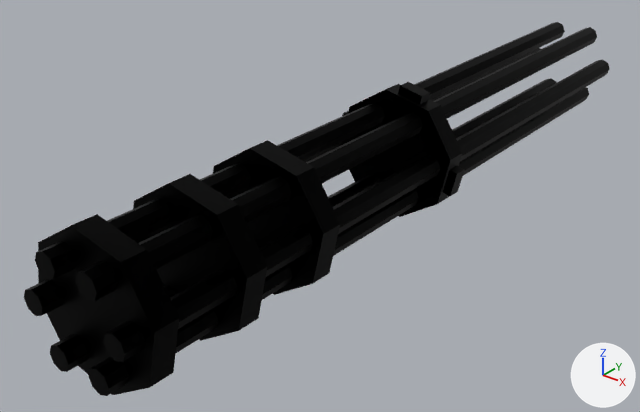
The Blender file Minigun.blend as it was, and as the next commit left it.
Before and after are seen from a 50 mm lens placed at (2.05, -3.13, 1.53), pointed at (-0.21, -0.31, -0.22). Every picture has the same lights, and +X, +Y and +Z are marked at lower right. The same objects are shown in both versions, whatever each file hides.

Objects in the first picture: 'Pipes', 'PipesSupport1', 'PipesSupport2', 'PipesSupport3', 'PipesSupport4'.
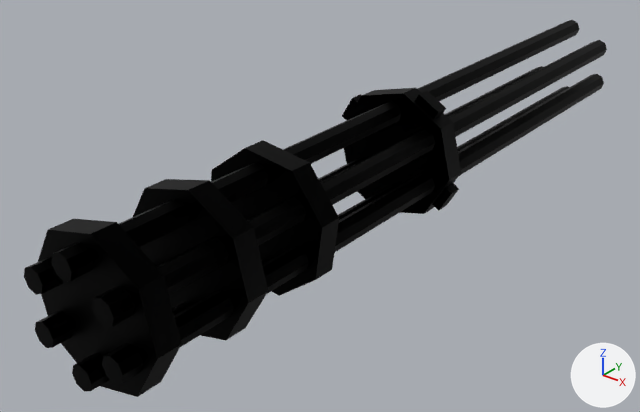
Location of each change, (x1, y1, x2, y2) in pixels of the pictures (640 x 412 px):
'Pipes', turned: before (24, 22, 610, 396); after (24, 20, 607, 391)
'PipesSupport1', turned: before (38, 214, 179, 395); after (38, 219, 182, 397)
'PipesSupport2', turned: before (133, 174, 267, 341); after (133, 179, 269, 340)
'PipesSupport3', turned: before (213, 140, 340, 295); after (211, 140, 339, 296)
'PipesSupport4', turned: before (342, 82, 465, 217); after (342, 88, 461, 214)

Patch to the scene script:
```diff
--- a/Minigun.blend.py
+++ b/Minigun.blend.py
@@ ob_pipes @@
 ob_pipes.location = (0.0, 0.0, 0.0)
+ob_pipes.rotation_euler = (0.0, 4.654, 0.0)  # degrees (0, 267, 0)
@@ ob_pipessupport1 @@
 ob_pipessupport1.location = (0.0, -1.67, 0.0)
+ob_pipessupport1.rotation_euler = (0.0, 3.455, 0.0)  # degrees (0, 198, 0)
@@ ob_pipessupport4 @@
 ob_pipessupport4.location = (0.0, 0.0, 0.0)
+ob_pipessupport4.rotation_euler = (0.0, 3.455, 0.0)  # degrees (0, 198, 0)
@@ ob_pipessupport2 @@
 ob_pipessupport2.location = (0.0, -1.27, 0.0)
+ob_pipessupport2.rotation_euler = (0.0, 3.455, 0.0)  # degrees (0, 198, 0)
@@ ob_pipessupport3 @@
 ob_pipessupport3.location = (0.0, -0.87, 0.0)
+ob_pipessupport3.rotation_euler = (0.0, 5.417, 0.0)  # degrees (0, 310, 0)
```
